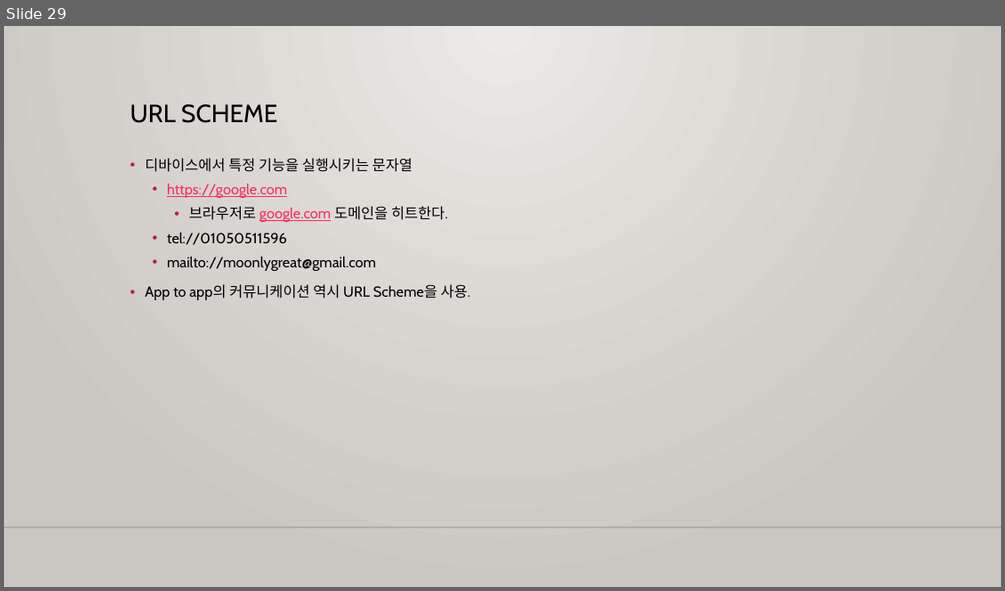
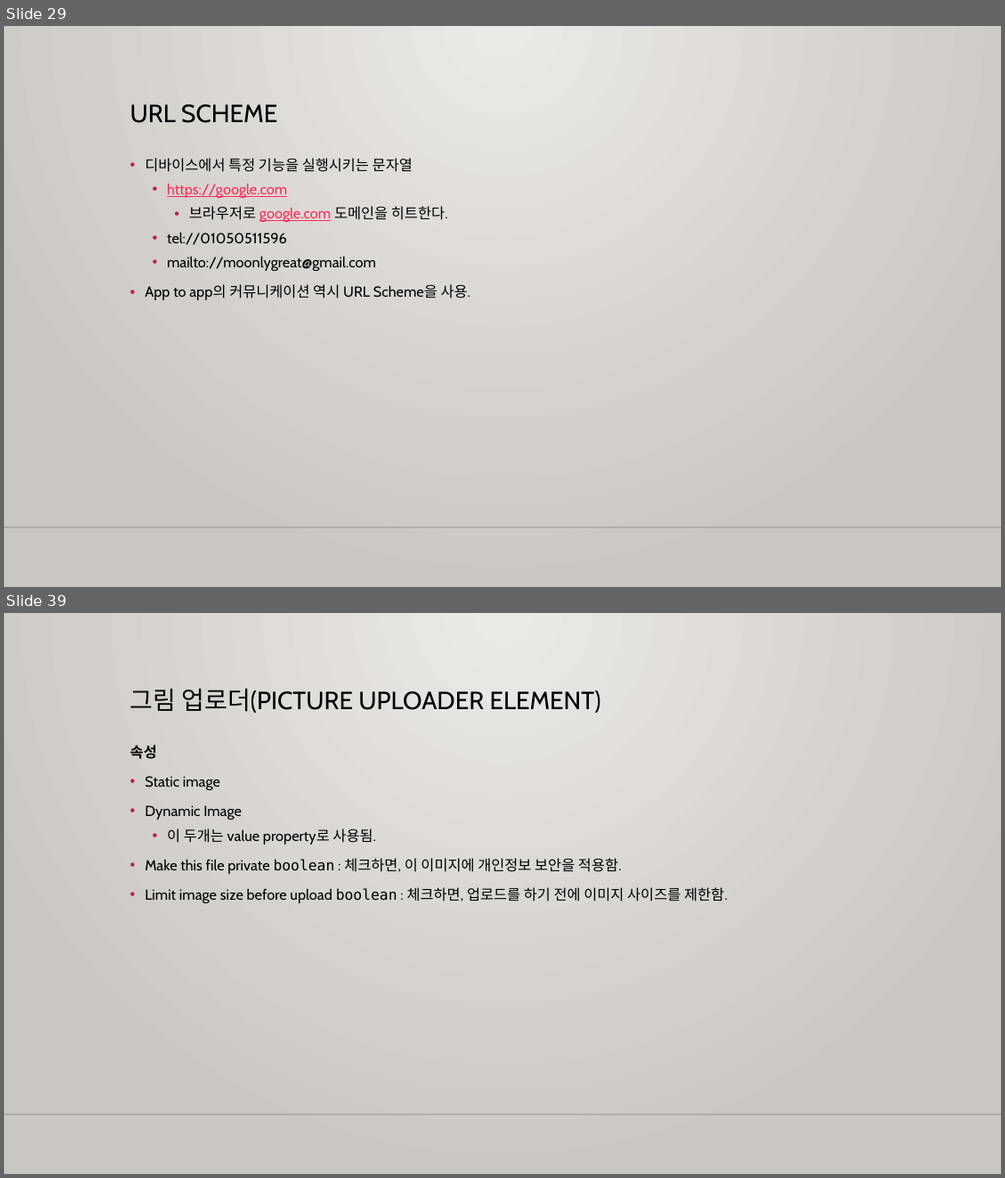
Before and after one commit to m00nlygreat/obsidian-vault, a slide deck: 노코드 엔지니어링/노코드 최강자 버블.pptx. Shown one above the other, each under a label of ours: slide 29 before the commit, slides 29 and 39 after it; the slides between them are not shown. The pictures are 1005x591 and 1005x1178 pixels, drawn with LibreOffice and Linux fonts; fonts in the diff are those of the drawing; background and template pictures are left out. Boxes give left, top, right and bottom in pixels: in the first picture for what was removed or moved away, otherwise in the second. Text is boxed around its words. In the diff, an @@ line names an element or a change of style, - is before the commit and + after.

```diff
--- a/노코드 엔지니어링/노코드 최강자 버블.pptx
+++ b/노코드 엔지니어링/노코드 최강자 버블.pptx
@@ slide 39 added at (x1=4, y1=613, x2=1001, y2=1174), background gradient #ECEAE7 to #CAC7C1; not listed: 1 template element that a slide beside it also shows @@
@@ title added at (x1=130, y1=689, x2=601, y2=713), 24 pt, text #000000 @@
+그림 업로더(PICTURE UPLOADER ELEMENT)
@@ text added at (x1=130, y1=745, x2=728, y2=903), 14 pt, text #000000 @@
+속성
+• Static image
+• Dynamic Image
+  • 이 두개는 value property로 사용됨.
+• Make this file private boolean : 체크하면, 이 이미지에 개인정보 보안을 적용함.
+• Limit image size before upload boolean : 체크하면, 업로드를 하기 전에 이미지 사이즈를 제한함.
```
Also in this commit, not shown: 14 other slides added, 1 other file.
